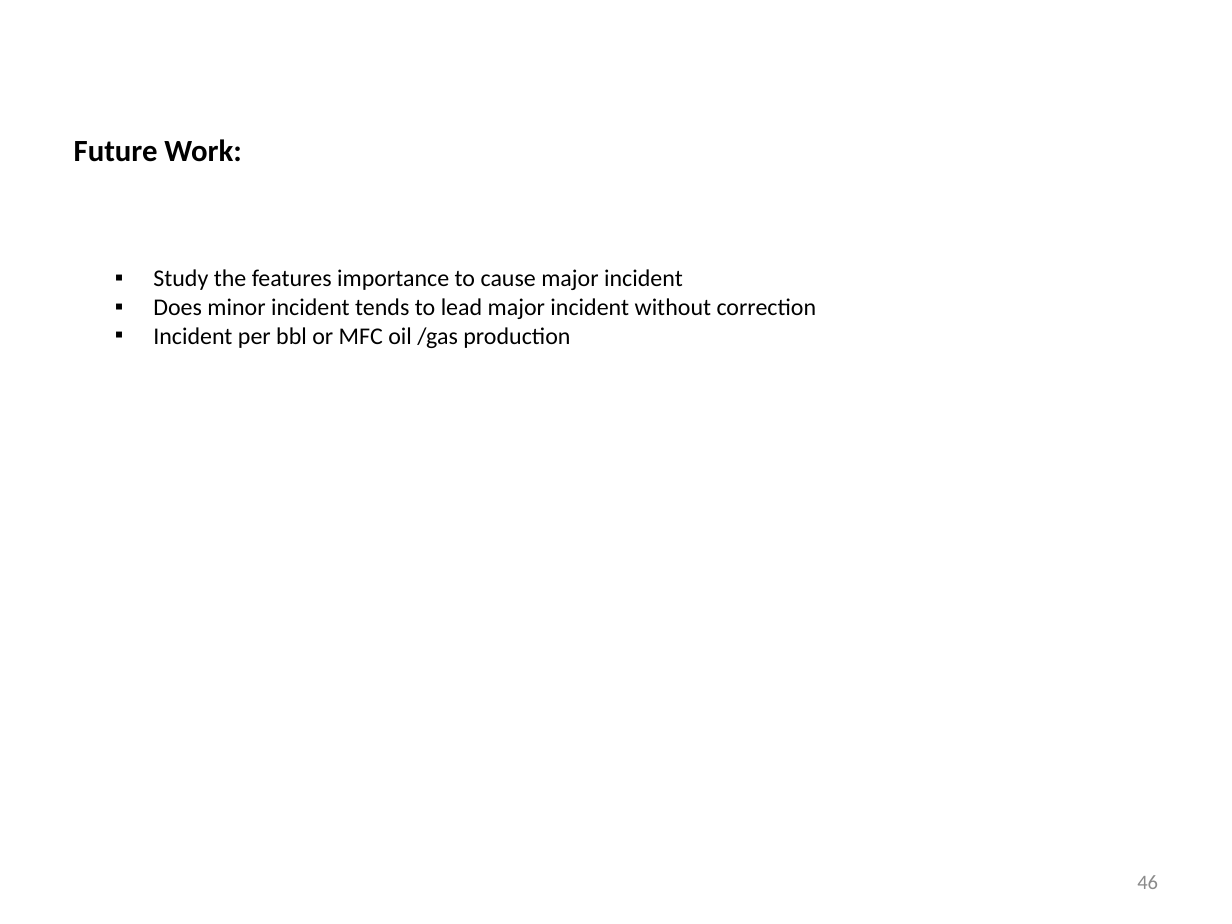
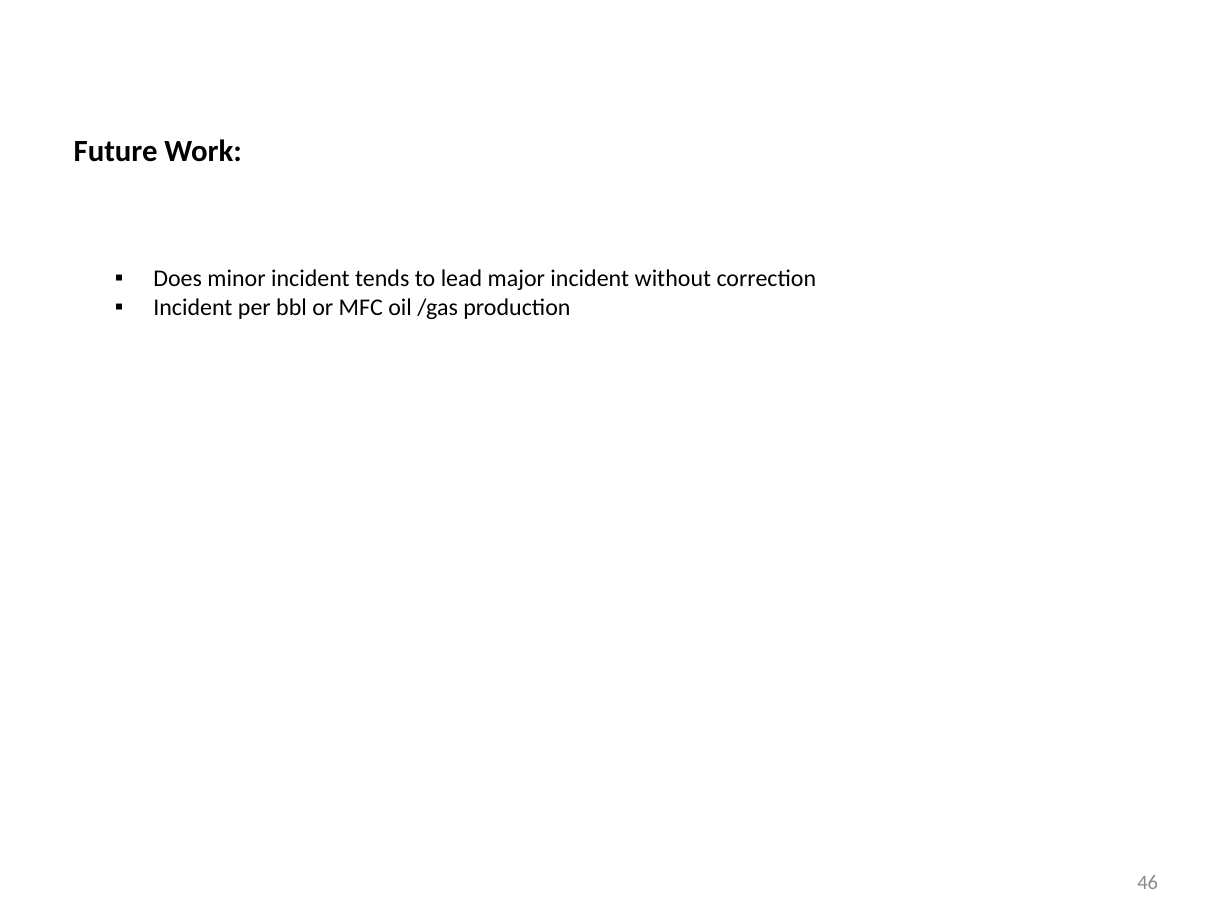
Before and after one commit to Jingxiang6/capstone_projection_1_new_mexico_ocd_oil_gas_well_incident_data_practice, a slide deck: slide 46 of capstone_project1_New_Mexico_Well_Oil_Gas_Spill_Incidents.pptx. Drawn at 1232x924 pixels with LibreOffice and Linux fonts; fonts in the diff are those of the drawing. Boxes give left, top, right and bottom in pixels: in the first picture for what was removed or moved away, otherwise in the second. Text is boxed around its words. In the diff, an @@ line names an element or a change of style, - is before the commit and + after.

```diff
--- a/capstone_project1_New_Mexico_Well_Oil_Gas_Spill_Incidents.pptx
+++ b/capstone_project1_New_Mexico_Well_Oil_Gas_Spill_Incidents.pptx
@@ text at [153, 269, 683, 290]: paragraph removed @@
-▪ Study the features importance to cause major incident
```
Also in this commit, not shown: 2 other slides changed, 4 other files.
